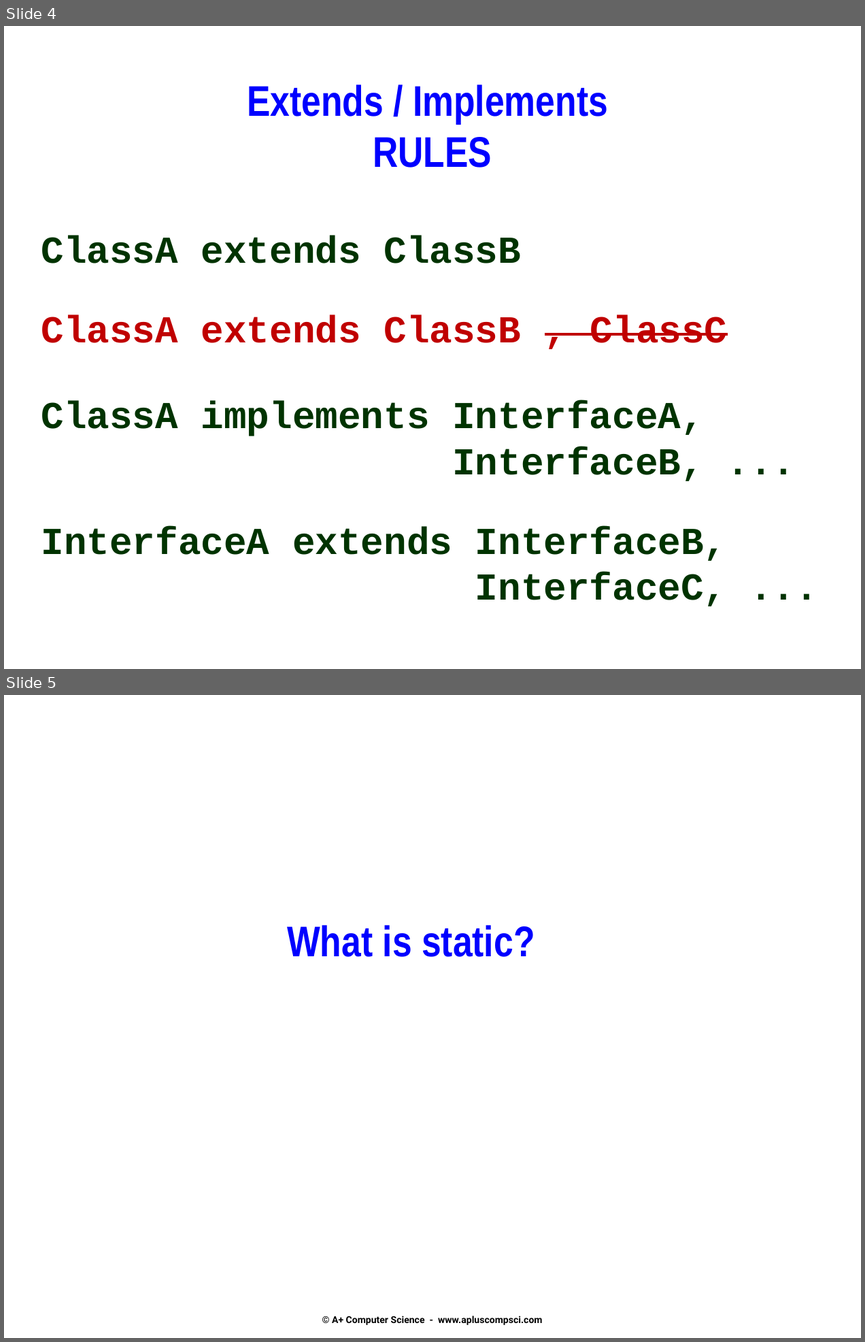
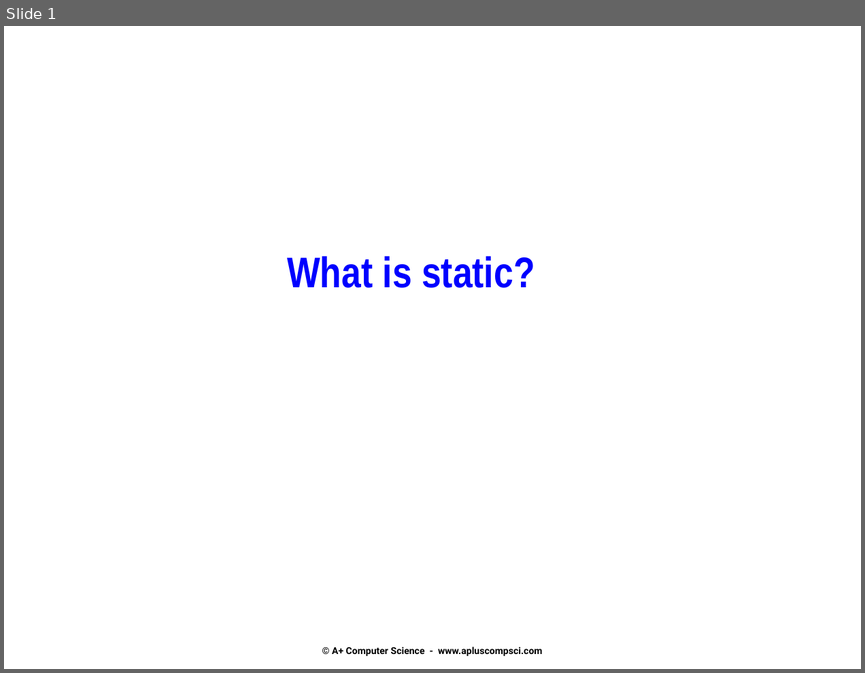
Before and after one commit to Cy-FairCS/cs3, a slide deck: u04b_abstractClasses/notes/_abstract_classes - Day 2.pptx. Shown one above the other, each under a label of ours: slides 4 and 5 before the commit, slide 1 after it. The pictures are 865x1342 and 865x673 pixels, drawn with LibreOffice and Linux fonts; fonts in the diff are those of the drawing. Boxes give left, top, right and bottom in pixels: in the first picture for what was removed or moved away, otherwise in the second. Text is boxed around its words. In the diff, an @@ line names an element or a change of style, - is before the commit and + after.

Commit message:
Update Abstract Classes ppt 2

```diff
--- a/u04b_abstractClasses/notes/_abstract_classes - Day 2.pptx
+++ b/u04b_abstractClasses/notes/_abstract_classes - Day 2.pptx
@@ slide 4 removed at [4,26,861,669], background #FFFFFF @@
@@ text removed at [247,84,608,167] @@
-Extends / Implements
-RULES
@@ text removed at [41,235,728,606] @@
-ClassA extends ClassB
-ClassA extends ClassB , ClassC
-ClassA implements InterfaceA,
-InterfaceB, ...
-InterfaceA extends InterfaceB,
-InterfaceC, ...
@@ what was slide 5 is now slide 1 @@
```
Also in this commit, not shown: 5 slides changed, 5 slides added, 5 other slides removed.
